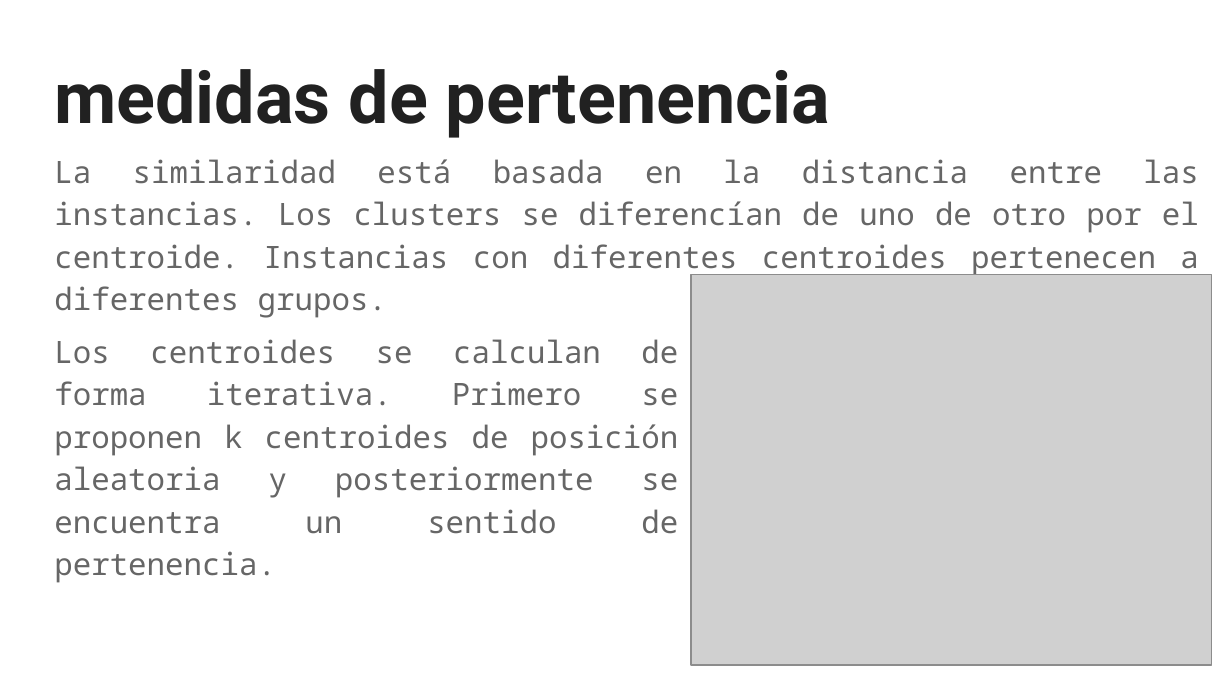
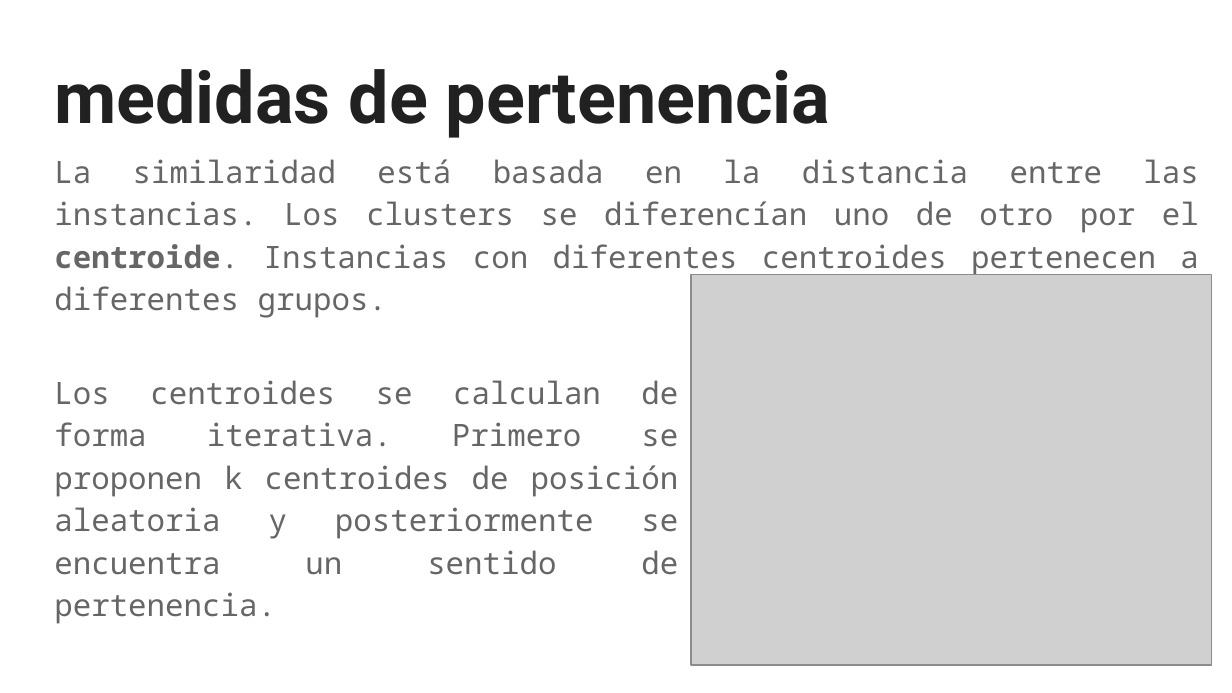
Before and after one commit to sainosmichelle/sainosmichelle.github.io, a slide deck: slide 5 of assets/files/Tema6/clustering/6.5 Clustering.pptx (slide 3 before the commit). Drawn at 1232x693 pixels with LibreOffice and Linux fonts; fonts in the diff are those of the drawing; grey boxes stand for pictures. Boxes give left, top, right and bottom in pixels: in the first picture for what was removed or moved away, otherwise in the second. Text is boxed around its words. In the diff, an @@ line names an element or a change of style, - is before the commit and + after.

Commit message:
cluster

```diff
--- a/assets/files/Tema6/clustering/6.5 Clustering.pptx
+++ b/assets/files/Tema6/clustering/6.5 Clustering.pptx
@@ text at <box>54,159,1199,318</box>: text changed @@
-La similaridad está basada en la distancia entre las instancias. Los clusters se diferencían de uno de otro por el centroide. Instancias con diferentes centroides pertenecen a diferentes grupos.
+La similaridad está basada en la distancia entre las instancias. Los clusters se diferencían uno de otro por el centroide. Instancias con diferentes centroides pertenecen a diferentes grupos.
@@ text "Los centroides se calculan de ...": place and size @@
-text "Los centroides se calculan de ..." at <box>54,339,679,583</box>
+text "Los centroides se calculan de ..." at <box>54,380,679,624</box>
```
Also in this commit, not shown: 1 other slide changed, 2 slides added, 2 slides removed, 6 other files.
